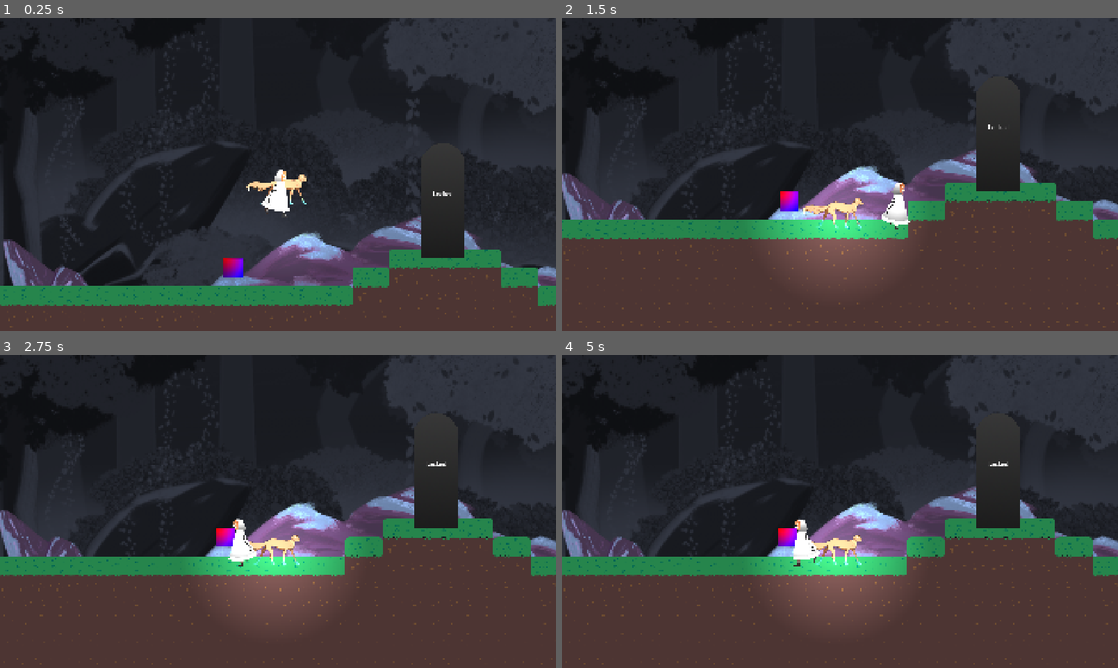
Above: before the commit, frames 1-4 (two rows, left to right).
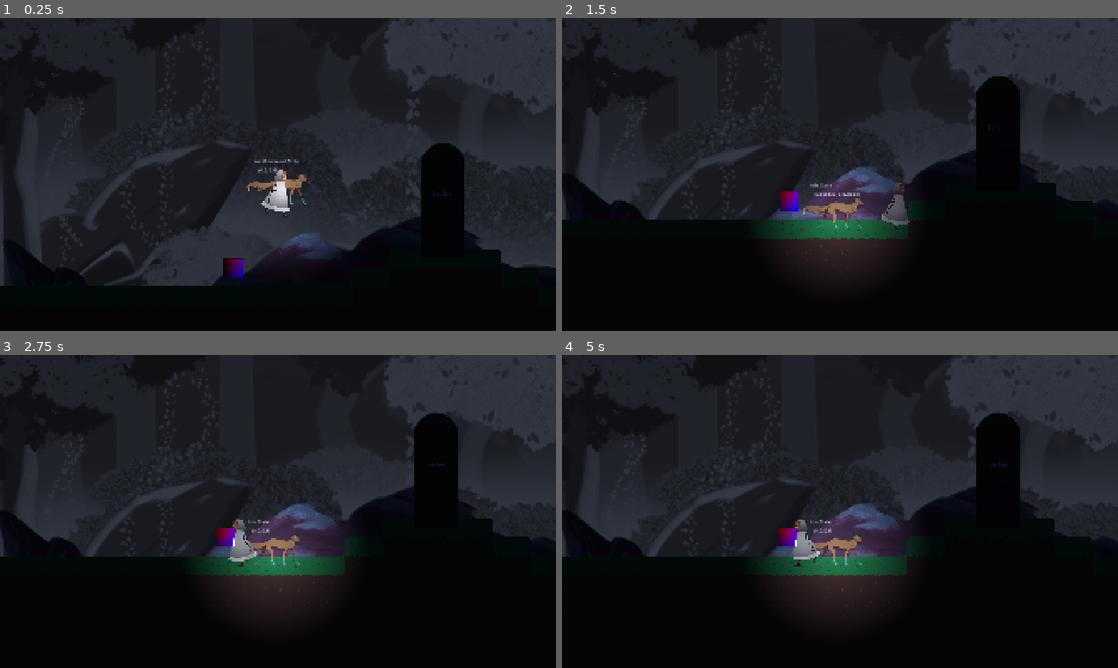
Above: after the commit, the same moments.

Repository: seanberr/Blindside
Game: Godot game, scene res://Scenes/Levels/puzzle_room_one.tscn
Two runs of this game, one before a commit and one after it. Both use one fixed random seed, a clock stepped at 60 frames per second and the inputs below.
Inputs:
- Up to frame 1 (0.25 s): no input
- Up to frame 2 (1.5 s): hold D (Player1_Right) from 0.53 s (still down)
- Up to frame 3 (2.75 s): release D (Player1_Right) at 2.03 s; hold A (Player1_Left) from 2.03 s (still down)
- Up to frame 4 (5 s): release A (Player1_Left) at 2.78 s; hold D (Player1_Right) 2.78-4.28 s; tap Enter at 4.25 s; hold A (Player1_Left) from 4.28 s (still down)

The runs differ from the first frame. In frame 1, 26% of the frame differs, in the area x 0-100%, y 40-100%; in frame 2, 47%; in frame 3, 47%; in frame 4, 47%, in the area x 0-100%, y 18-100%.

Commit message:
added new memory functionality
memories can now be set so both players get different interactions

Diff:
--- a/blindside/Scenes/Levels/puzzle_room_one.tscn
+++ b/blindside/Scenes/Levels/puzzle_room_one.tscn
@@ -32,7 +32,6 @@
 position = Vector2(1212, 443)
 
 [node name="Blindless Modulate" parent="." unique_id=1509691114 instance=ExtResource("8_8cf2k")]
-visible = false
 color = Color(0.06800488, 0.07132318, 0.12444902, 1)
 
 [node name="Background_1" type="CanvasLayer" parent="." unique_id=2001575990]
@@ -65,4 +64,7 @@
 
 [node name="Memory" parent="." unique_id=1928423465 node_paths=PackedStringArray("memory_layer") instance=ExtResource("9_qr0r2")]
 position = Vector2(-155, 322)
+alex_only_id = 1
 memory_layer = NodePath("../Memory Layer")
+is_sadie_interactable = true
+is_alex_interactable = true
--- a/blindside/Scenes/Player/Alex/Player_Alex.tscn
+++ b/blindside/Scenes/Player/Alex/Player_Alex.tscn
@@ -101,7 +101,6 @@
 direction_right = &"Player2_Right"
 
 [node name="Velocity Debug" type="Label" parent="." unique_id=1806744146]
-visible = false
 offset_left = -67.0
 offset_top = -76.0
 offset_right = 42.0
@@ -109,7 +108,6 @@
 script = ExtResource("11_dlrfw")
 
 [node name="State Debug" type="Label" parent="." unique_id=685863906]
-visible = false
 offset_left = -80.0
 offset_top = -106.0
 offset_right = -40.0
--- a/blindside/Scenes/Player/Alex/player_alex.gd
+++ b/blindside/Scenes/Player/Alex/player_alex.gd
@@ -38,6 +38,9 @@
 			is_jump_queued = false
 			jump_comp.apply_jump_impulse()
 
+	if !sadie:
+		get_sadie()
+
 	if sadie:
 		var distance = position.distance_to(sadie.position)
 		distance = clamp(distance, 1, 1000)
@@ -47,7 +50,10 @@
 		light.scale = Vector2(light_scale, light_scale)
 
 func get_sadie():
-	sadie = get_tree().get_first_node_in_group("Player")
+	var players = get_tree().get_nodes_in_group("Player")
+	for player in players:
+		if player.name == "PlayerSadie":
+			sadie = player
 
 func buffer_jump():
 	is_jump_queued = true
--- a/blindside/Scenes/Test Rooms/Objects/interactable_component.gd
+++ b/blindside/Scenes/Test Rooms/Objects/interactable_component.gd
@@ -10,6 +10,7 @@
 var last_id : int = 0
 
 func interact(id : int):
+	last_id = id
 	if id == 1 and !is_sadie_interactable:
 		return
 	if id == 2 and !is_alex_interactable:
--- a/blindside/Scenes/Test Rooms/Objects/testing_memory.gd
+++ b/blindside/Scenes/Test Rooms/Objects/testing_memory.gd
@@ -6,10 +6,14 @@
 @export var memory_layer : CanvasLayer
 @export var is_sadie_interactable : bool = false
 @export var is_alex_interactable : bool = false
+
 var memory_scene = preload("res://Scenes/Objects/memory.tscn")
 
+func _ready() -> void:
+	interactable.is_alex_interactable = is_alex_interactable
+	interactable.is_sadie_interactable = is_sadie_interactable
+
 func interact():
-
 	var new_memory = memory_scene.instantiate()
 	memory_layer.add_child(new_memory)
 	new_memory.position = get_viewport_rect().size / 2
